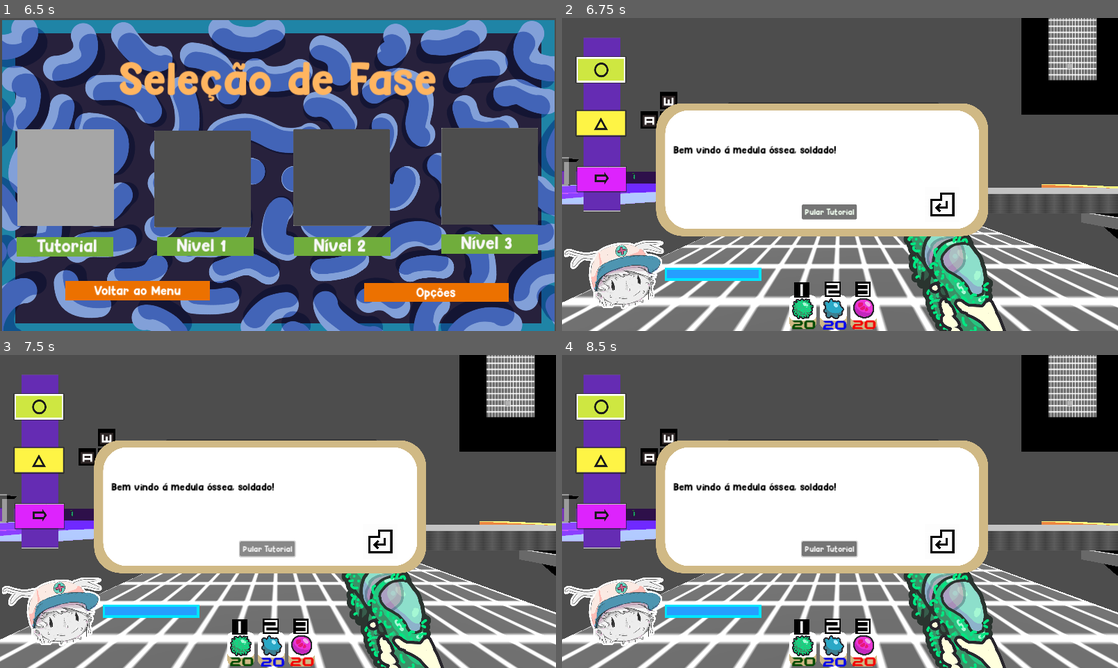
Above: before the commit, frames 1-4 (two rows, left to right).
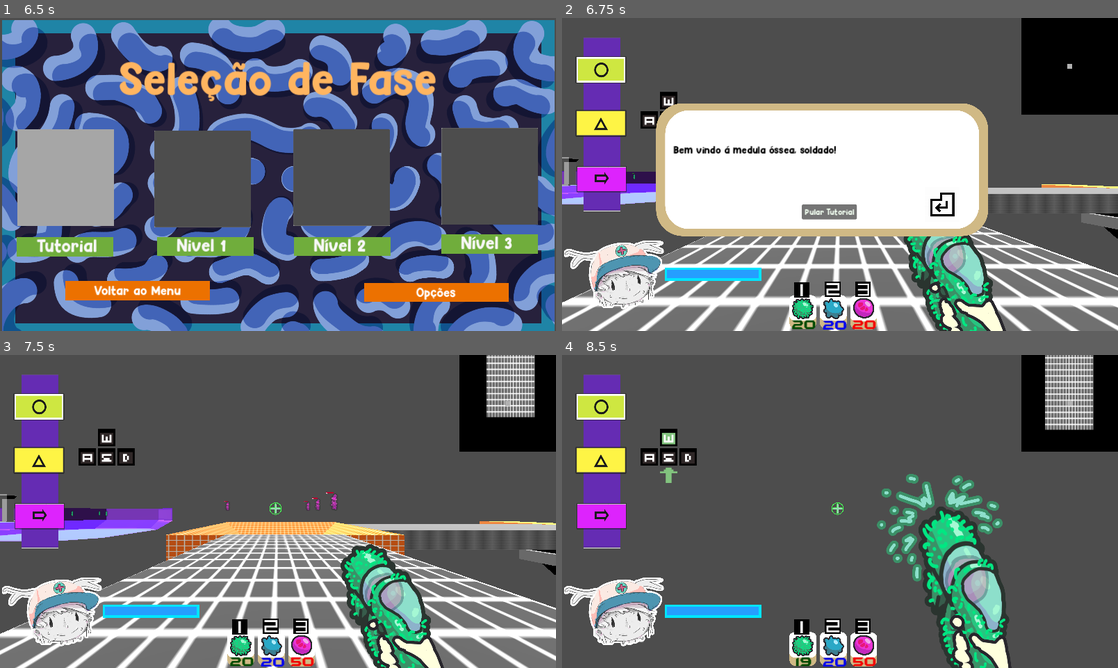
Above: after the commit, the same moments.

Repository: MrVeGGi3/Immunition-2.0.-2024-
Game: Godot game, scene res://scenes/HUD/logo_transition.tscn
Two runs of this game, one before a commit and one after it. Both use one fixed random seed, a clock stepped at 60 frames per second and the inputs below.
Inputs (mouse positions are in pixels of both pictures, inside the frame that each line leads up to):
- Up to frame 1 (6.5 s): tap Enter (start) at 0.5, 1.25, 3.5, 5 s; move the mouse to (400, 158) at 0.52 s; press the mouse at (400, 158) at 0.53 s; hold D (move_right) 0.53-1.28 s; tap Space (jump) at 0.77, 1.52, 3.02, 3.77, 4.52 s; move the mouse to (166, 190) at 1.27 s; release the mouse at (166, 190) at 1.28 s; hold S (move_backwards) 1.28-2.03 s; tap 1 (change_linfocit) at 1.35 s; click (166, 190) at 1.55 s; tap R (restart) at 2, 4.25 s; move the mouse to (333, 105) at 2.02 s; press the mouse at (333, 105) at 2.03 s; hold D (move_right) 2.03-2.78 s; tap 2 (change_macrofage) at 2.1 s; move the mouse to (250, 237) at 2.77 s; release the mouse at (250, 237) at 2.78 s; hold W (move_forwards) 2.78-3.53 s; tap 3 (change_neutrofile) at 2.85 s; click (250, 237) at 3.05 s; move the mouse to (444, 221) at 3.52 s; press the mouse at (444, 221) at 3.53 s; hold A (move_left) 3.53-5.03 s; tap Mouse wheel down (roll_down) at 3.6 s; move the mouse to (111, 127) at 4.27 s; release the mouse at (111, 127) at 4.28 s; tap Mouse wheel up (roll_up) at 4.35 s; click (111, 127) at 4.55 s; move the mouse to (305, 174) at 5.02 s; hold S (move_backwards) 5.03-5.75 s; hold Ctrl (run) 5.03-5.75 s; click (305, 174) at 5.3 s; click "Jogar" at 5.75 s
- Up to frame 2 (6.75 s): click (628, 177) at 6.5 s
- Up to frame 3 (7.5 s): click (266, 552) at 7.25 s, where only the run before the commit has a clickable "Recomeçar"
- Up to frame 4 (8.5 s): move the mouse to (756, 433) at 8.02 s; hold D (move_right) from 8.03 s (still down); click (756, 433) at 8.1 s

Frame 1 is identical in both runs. In frame 2, 1.8% of the frame differs, in the area x 29-97%, y 0-28%; in frame 3, 35%; in frame 4, 50%, in the area x 0-100%, y 0-100%.
Error before the commit: Parse Error: Used space character for indentation instead of tab as used before in the file. (res://scripts/Characthers/Player.gd:113)

Commit message:
Correção da Lógica
Edição das Variáveis, encaixes das funções e comportamentos para cada arma

Diff:
--- a/scripts/Characthers/Enemy_Blue.gd
+++ b/scripts/Characthers/Enemy_Blue.gd
@@ -15,6 +15,7 @@
 @onready var progress_bar = $SubViewport/ProgressBar
 @onready var label = $SubViewport/ProgressBar/Label
 @onready var sub_viewport = $SubViewport
+@onready var CONTROL_BULLET_EMISSION = Global.CONTROL_BULLET_EMISSION
 
 func _physics_process(_delta):
 	if dead:
@@ -42,30 +43,51 @@
 		can_colide = false
 		timer.start()
 
-func kill_blue():
+func kill_blue_mf():
+	enemy_health -= 7
+	if enemy_health < 0:
+		enemy_health = 0
+	if enemy_health == 0:
+		killed()
+
+func kill_blue_lf():
 	enemy_health -= 5
-        if enemy_health < 0:
-                enemy_health = 0
-        if enemy_health == 0:
-                 killed()
+	move_speed -= 2
+	if move_speed < 2:
+		move_speed = 2
+	if enemy_health < 0:
+		enemy_health = 0
+	if enemy_health == 0:
+		killed()
 
+func kill_blue_nf():
+	enemy_health -= 2 * CONTROL_BULLET_EMISSION
+	if enemy_health <= 0:
+		killed()
 
-func heal_blue_mf():
-	enemy_health -= 2
-	if enemy_health < 0:
-                enemy_health = 0
-        if enemy_health == 0:
-                 killed()
 
 func heal_blue_lf():
 	enemy_health -= 2
-        move_speed -= 3
-        if move_speed < 2:
-                move_speed = 2
+	move_speed -= 1
+	if move_speed < 2:
+		move_speed = 2
 	if enemy_health < 0:
-                enemy_health = 0
-        if enemy_health == 0:
-                 killed()
+		enemy_health = 0
+	if enemy_health == 0:
+		killed()
+
+func heal_blue_mf():
+	enemy_health -= 3
+	if enemy_health < 0:
+		enemy_health = 0
+	if enemy_health == 0:
+		killed()
+
+func heal_blue_nf():
+	enemy_health -= 0.5 * CONTROL_BULLET_EMISSION
+	if enemy_health <= 0:
+		killed()
+
 
 func killed():
 	if enemy_health <= 0:
@@ -81,6 +103,6 @@
 
 func _process(_delta):
 	progress_bar.value = enemy_health
-	label.set_text(str(enemy_health))
+	label.set_text(str(int(enemy_health)))
 	if enemy_health > 15:
 		progress_bar.max_value = enemy_health
--- a/scripts/Characthers/Enemy_Green.gd
+++ b/scripts/Characthers/Enemy_Green.gd
@@ -15,8 +15,10 @@
 @onready var progress_bar = $SubViewport/ProgressBar
 @onready var label = $SubViewport/ProgressBar/Label
 @onready var sub_viewport = $SubViewport
+#Variáveis Globais
+@onready var CONTROL_BULLET_EMISSION = Global.CONTROL_BULLET_EMISSION
 
-func _physics_process(_delta):
+func _physics_process(delta):
 	if dead:
 		return
 	if player == null:
@@ -42,23 +44,56 @@
 		can_colide = false
 		timer.start()
 
-func kill_green():
+func kill_green_lf():
 	enemy_health -= 5
 	move_speed -= 2
 	if move_speed < 2:
 		move_speed = 2
-        if enemy_health < 0:
-                enemy_health = 0
-        if enemy_health == 0:
-	         killed()
+	if enemy_health < 0:
+		enemy_health = 0
+	if enemy_health == 0:
+		killed()
 
-func heal_green():
-	enemy_health -= 1
-        if enemy_health < 0:
-                enemy_health = 0
-        if enemy_health == 0:
-	         killed()
-	killed()
+func kill_green_mf():
+	enemy_health -= 7
+	if enemy_health < 0:
+		enemy_health = 0
+	if enemy_health == 0:
+		killed()
+
+func kill_green_nf():
+	enemy_health -= CONTROL_BULLET_EMISSION * 2
+	if enemy_health < 0:
+		enemy_health = 0
+	if enemy_health == 0:
+		killed()
+
+func heal_green_lf():
+	enemy_health -= 2
+	move_speed -= 1
+	if move_speed < 2:
+		move_speed = 2
+	if enemy_health < 0:
+		enemy_health = 0
+	if enemy_health == 0:
+		killed()
+
+func heal_green_mf():
+	enemy_health -= 3
+	if enemy_health < 0:
+		enemy_health = 0
+	if enemy_health == 0:
+		killed()
+
+func heal_green_nf():
+	enemy_health -= CONTROL_BULLET_EMISSION * 0.5
+	if enemy_health < 0:
+		enemy_health = 0
+	if enemy_health == 0:
+		killed()
+
+
+
 
 
 func _on_timer_timeout():
@@ -66,7 +101,7 @@
 
 func _process(_delta):
 	progress_bar.value = enemy_health
-	label.set_text(str(enemy_health))
+	label.set_text(str(int(enemy_health)))
 	if enemy_health > 15:
 		progress_bar.max_value = enemy_health
 
--- a/scripts/Characthers/Enemy_Red.gd
+++ b/scripts/Characthers/Enemy_Red.gd
@@ -45,32 +45,54 @@
 		timer.start()
 
 
-func kill_red():
+func kill_red_nf():
 	enemy_health -= 2  * CONTROL_BULLET_EMISSION
 	if enemy_health <= 0:
 		killed()
 
+func heal_red_nf():
+	enemy_health -= CONTROL_BULLET_EMISSION * 0.2
+	if enemy_health < 0:
+		enemy_health = 0
+	if enemy_health == 0:
+		killed()
+
+
+func kill_red_lf():
+	enemy_health -= 2
+	move_speed -= 2
+	if move_speed < 2:
+		move_speed = 2
+	if enemy_health < 0:
+		enemy_health = 0
+	if enemy_health == 0:
+		killed()
+
 func heal_red_lf():
-         enemy_health -= 2
-         move_speed -= 2
-         if move_speed < 2:
-                 move_speed = 2
-         if enemy_health < 0:
-                 enemy_health = 0
-         if enemy_health == 0:
-                  killed()
+	enemy_health -= 1
+	move_speed -= 1
+	if move_speed < 2:
+		move_speed = 2
+	if enemy_health <= 0:
+		killed()
 
 func heal_red_mf():
-        enemy_health -= 3
-        if enemy_health <= 0:
-                  killed()
+	enemy_health -= 3
+	if enemy_health <= 0:
+		killed()
+
+func kill_red_mf():
+	enemy_health -= 7
+	if enemy_health <= 0:
+		killed()
+
 func killed():
-         dead = true
-	 progress_bar.visible = false
-	 $DeathSound.play()
-	 animated_sprite_3d.play("death")
-	 $CollisionShape3D.disabled = true
-	 collision_layer = 0
+	dead = true
+	progress_bar.visible = false
+	$DeathSound.play()
+	animated_sprite_3d.play("death")
+	$CollisionShape3D.disabled = true
+	collision_layer = 0
 
 func _on_timer_timeout():
 	can_colide = true
--- a/scripts/Characthers/Player.gd
+++ b/scripts/Characthers/Player.gd
@@ -54,6 +54,9 @@
 var can_shoot_mf = Global.c_shoot_mf
 var can_shoot_nf = Global.c_shoot_nf
 var dead = false
+var m1 = Global.m1_active
+var m2 = Global.m2_active
+var m3 = Global.m3_active
 
 
 #Variáveis do Player
@@ -111,8 +114,8 @@
 	can_shoot_mf = Global.c_shoot_mf
 	can_shoot_nf = Global.c_shoot_nf
 	m1 = Global.m1_active
-        m2 = Global.m2_active
-        m3 = Global.m3_active
+	m2 = Global.m2_active
+	m3 = Global.m3_active
 
 	if Input.is_action_just_pressed("restart"):
 		restart()
@@ -208,25 +211,26 @@
 	set_global_transition_bool_cs(can_shoot)
 	animated_sprite_2d.play("shoot")
 	shoot_sound.play()
-	if ray_cast_3d.is_colliding() and ray_cast_3d.get_collider().has_method("kill_green") and m1:
-		ray_cast_3d.get_collider().kill_green()
-        if ray_cast_3d.is_colliding() and ray_cast_3d.get_collider().has_method("heal_green") and m2:
-		ray_cast_3d.get_collider().heal_green()
-        if ray_cast_3d.is_colliding() and ray_cast_3d.get_collider().has_method("heal_green") and m3:
-		ray_cast_3d.get_collider().heal_green()
-
-	if ray_cast_3d.is_colliding() and ray_cast_3d.get_collider().has_method("kill_blue") and m2:
-		ray_cast_3d.get_collider().kill_blue()
-        if ray_cast_3d.is_colliding() and ray_cast_3d.get_collider().has_method("heal_blue") and m3:
-		ray_cast_3d.get_collider().heal_blue()
-        if ray_cast_3d.is_colliding() and ray_cast_3d.get_collider().has_method("heal_blue") and m1:
+	#Inimigo Verde
+	if ray_cast_3d.is_colliding() and ray_cast_3d.get_collider().has_method("kill_green_lf") and m1:
+		ray_cast_3d.get_collider().kill_green_lf()
+	if ray_cast_3d.is_colliding() and ray_cast_3d.get_collider().has_method("heal_green_lf") and m2:
+		ray_cast_3d.get_collider().heal_green_lf()
+	if ray_cast_3d.is_colliding() and ray_cast_3d.get_collider().has_method("heal_green_lf") and m3:
+		ray_cast_3d.get_collider().heal_green_lf()
+#	#Inimigo Azul
+	if ray_cast_3d.is_colliding() and ray_cast_3d.get_collider().has_method("kill_blue_lf") and m2:
+		ray_cast_3d.get_collider().kill_blue_lf()
+	if ray_cast_3d.is_colliding() and ray_cast_3d.get_collider().has_method("heal_blue_lf") and m3:
 		ray_cast_3d.get_collider().heal_blue_lf()
-
-        if ray_cast_3d.is_colliding() and ray_cast_3d.get_collider().has_method("kill_red") and m3:
-		ray_cast_3d.get_collider().kill_red()
-	if ray_cast_3d.is_colliding() and ray_cast_3d.get_collider().has_method("heal_red") and m2:
-		ray_cast_3d.get_collider().heal_red_mf()
-        if ray_cast_3d.is_colliding() and ray_cast_3d.get_collider().has_method("heal_red") and m1:
+	if ray_cast_3d.is_colliding() and ray_cast_3d.get_collider().has_method("heal_blue_lf") and m1:
+		ray_cast_3d.get_collider().heal_blue_lf()
+	#Inimigo Vermelho
+	if ray_cast_3d.is_colliding() and ray_cast_3d.get_collider().has_method("kill_red_lf") and m3:
+		ray_cast_3d.get_collider().kill_red_lf()
+	if ray_cast_3d.is_colliding() and ray_cast_3d.get_collider().has_method("heal_red_lf") and m2:
+		ray_cast_3d.get_collider().heal_red_lf()
+	if ray_cast_3d.is_colliding() and ray_cast_3d.get_collider().has_method("heal_red_lf") and m1:
 		ray_cast_3d.get_collider().heal_red_lf()
 
 func shoot_by_macrofage():
@@ -236,26 +240,27 @@
 	set_global_transition_bool_csm(can_shoot_mf)
 	animated_sprite_2d.play("shoot_macrofage")
 	macrofage_shoot.play()
-	if macrofage_ray_3d.is_colliding() and macrofage_ray_3d.get_collider().has_method("kill_blue") and m2:
-		macrofage_ray_3d.get_collider().kill_blue()
-        elif macrofage_ray_3d.is_colliding() and macrofage_ray_3d.get_collider().has_method("heal_blue") and m1:
-		macrofage_ray_3d.get_collider().heal_blue()
-        elif macrofage_ray_3d.is_colliding() and macrofage_ray_3d.get_collider().has_method("heal_blue") and m3:
-		macrofage_ray_3d.get_collider().heal_blue()
-
-	if macrofage_ray_3d.is_colliding() and macrofage_ray_3d.get_collider().has_method("kill_green") and m1:
-		macrofage_ray_3d.get_collider().kill_green()
-        elif macrofage_ray_3d.is_colliding() and macrofage_ray_3d.get_collider().has_method("heal_green") and m2:
-		macrofage_ray_3d.get_collider().heal_green()
-        elif macrofage_ray_3d.is_colliding() and macrofage_ray_3d.get_collider().has_method("heal_green") and m3:
-		macrofage_ray_3d.get_collider().heal_green()
-
-	if macrofage_ray_3d.is_colliding() and macrofage_ray_3d.get_collider().has_method("kill_red") and m3:
-		macrofage_ray_3d.get_collider().kill_red()
-        elif macrofage_ray_3d.is_colliding() and macrofage_ray_3d.get_collider().has_method("heal_red") and m2:
-		macrofage_ray_3d.get_collider().heal_red()
-        elif macrofage_ray_3d.is_colliding() and macrofage_ray_3d.get_collider().has_method("heal_red") and m1:
-		macrofage_ray_3d.get_collider().heal_red()
+	#Inimigo Azul
+	if macrofage_ray_3d.is_colliding() and macrofage_ray_3d.get_collider().has_method("kill_blue_mf") and m2:
+		macrofage_ray_3d.get_collider().kill_blue_mf()
+	if macrofage_ray_3d.is_colliding() and macrofage_ray_3d.get_collider().has_method("heal_blue_mf") and m1:
+		macrofage_ray_3d.get_collider().heal_blue_mf()
+	if macrofage_ray_3d.is_colliding() and macrofage_ray_3d.get_collider().has_method("heal_blue_mf") and m3:
+		macrofage_ray_3d.get_collider().heal_blue_mf()
+	#Inimigo Verde
+	if macrofage_ray_3d.is_colliding() and macrofage_ray_3d.get_collider().has_method("kill_green_mf") and m1:
+		macrofage_ray_3d.get_collider().kill_green_mf()
+	if macrofage_ray_3d.is_colliding() and macrofage_ray_3d.get_collider().has_method("heal_green_mf") and m2:
+		macrofage_ray_3d.get_collider().heal_green_mf()
+	if macrofage_ray_3d.is_colliding() and macrofage_ray_3d.get_collider().has_method("heal_green_mf") and m3:
+		macrofage_ray_3d.get_collider().heal_green_mf()
+	#Inimigo Vermelho
+	if macrofage_ray_3d.is_colliding() and macrofage_ray_3d.get_collider().has_method("kill_red_mf") and m3:
+		macrofage_ray_3d.get_collider().kill_red_mf()
+	if macrofage_ray_3d.is_colliding() and macrofage_ray_3d.get_collider().has_method("heal_red_mf") and m2:
+		macrofage_ray_3d.get_collider().heal_red_mf()
+	if macrofage_ray_3d.is_colliding() and macrofage_ray_3d.get_collider().has_method("heal_red_mf") and m1:
+		macrofage_ray_3d.get_collider().heal_red_mf()
 
 
 func shoot_by_neutrofile():
@@ -264,26 +269,26 @@
 	particles.emitting = true
 	animated_sprite_2d.play("shoot_neutro")
 	neutrofile_sound.play()
-	if flame_thrower_shoot.is_colliding() and flame_thrower_shoot.get_collider().has_method("kill_red") and m3:
-		flame_thrower_shoot.get_collider().kill_red()
-        elif flame_thrower_shoot.is_colliding() and flame_thrower_shoot.get_collider().has_method("heal_red") and m1:
-		flame_thrower_shoot.get_collider().heal_red()
-        elif flame_thrower_shoot.is_colliding() and flame_thrower_shoot.get_collider().has_method("heal_red") and m2:
-		flame_thrower_shoot.get_collider().heal_red()
-
-	if flame_thrower_shoot.is_colliding() and flame_thrower_shoot.get_collider().has_method("kill_green") and m1:
-		flame_thrower_shoot.get_collider().kill_green()
-        elif flame_thrower_shoot.is_colliding() and flame_thrower_shoot.get_collider().has_method("heal_green") and m2:
-		flame_thrower_shoot.get_collider().heal_green()
-        elif flame_thrower_shoot.is_colliding() and flame_thrower_shoot.get_collider().has_method("heal_green") and m3:
-		flame_thrower_shoot.get_collider().kill_green()
-
-	if flame_thrower_shoot.is_colliding() and flame_thrower_shoot.get_collider().has_method("kill_blue") and m2:
-		flame_thrower_shoot.get_collider().kill_blue()
-        elif flame_thrower_shoot.is_colliding() and flame_thrower_shoot.get_collider().has_method("heal_blue") and m1:
-		flame_thrower_shoot.get_collider().heal_blue()
-        if flame_thrower_shoot.is_colliding() and flame_thrower_shoot.get_collider().has_method("heal_blue") and m3:
-		flame_thrower_shoot.get_collider().heal_blue()
+	if flame_thrower_shoot.is_colliding() and flame_thrower_shoot.get_collider().has_method("kill_red_nf") and m3:
+		flame_thrower_shoot.get_collider().kill_red_nf()
+	if flame_thrower_shoot.is_colliding() and flame_thrower_shoot.get_collider().has_method("heal_red_nf") and m1:
+		flame_thrower_shoot.get_collider().heal_red_nf()
+	if flame_thrower_shoot.is_colliding() and flame_thrower_shoot.get_collider().has_method("heal_red_nf") and m2:
+		flame_thrower_shoot.get_collider().heal_red_nf()
+
+	if flame_thrower_shoot.is_colliding() and flame_thrower_shoot.get_collider().has_method("kill_green_nf") and m1:
+		flame_thrower_shoot.get_collider().kill_green_nf()
+	if flame_thrower_shoot.is_colliding() and flame_thrower_shoot.get_collider().has_method("heal_green_nf") and m2:
+		flame_thrower_shoot.get_collider().heal_green_nf()
+	if flame_thrower_shoot.is_colliding() and flame_thrower_shoot.get_collider().has_method("heal_green_nf") and m3:
+		flame_thrower_shoot.get_collider().kill_green_nf()
+
+	if flame_thrower_shoot.is_colliding() and flame_thrower_shoot.get_collider().has_method("kill_blue_nf") and m2:
+		flame_thrower_shoot.get_collider().kill_blue_nf()
+	if flame_thrower_shoot.is_colliding() and flame_thrower_shoot.get_collider().has_method("heal_blue_nf") and m1:
+		flame_thrower_shoot.get_collider().heal_blue_nf()
+	if flame_thrower_shoot.is_colliding() and flame_thrower_shoot.get_collider().has_method("heal_blue_nf") and m3:
+		flame_thrower_shoot.get_collider().heal_blue_Nf()
 
 func return_normalUI():
 	damage_taken.play("idle")
